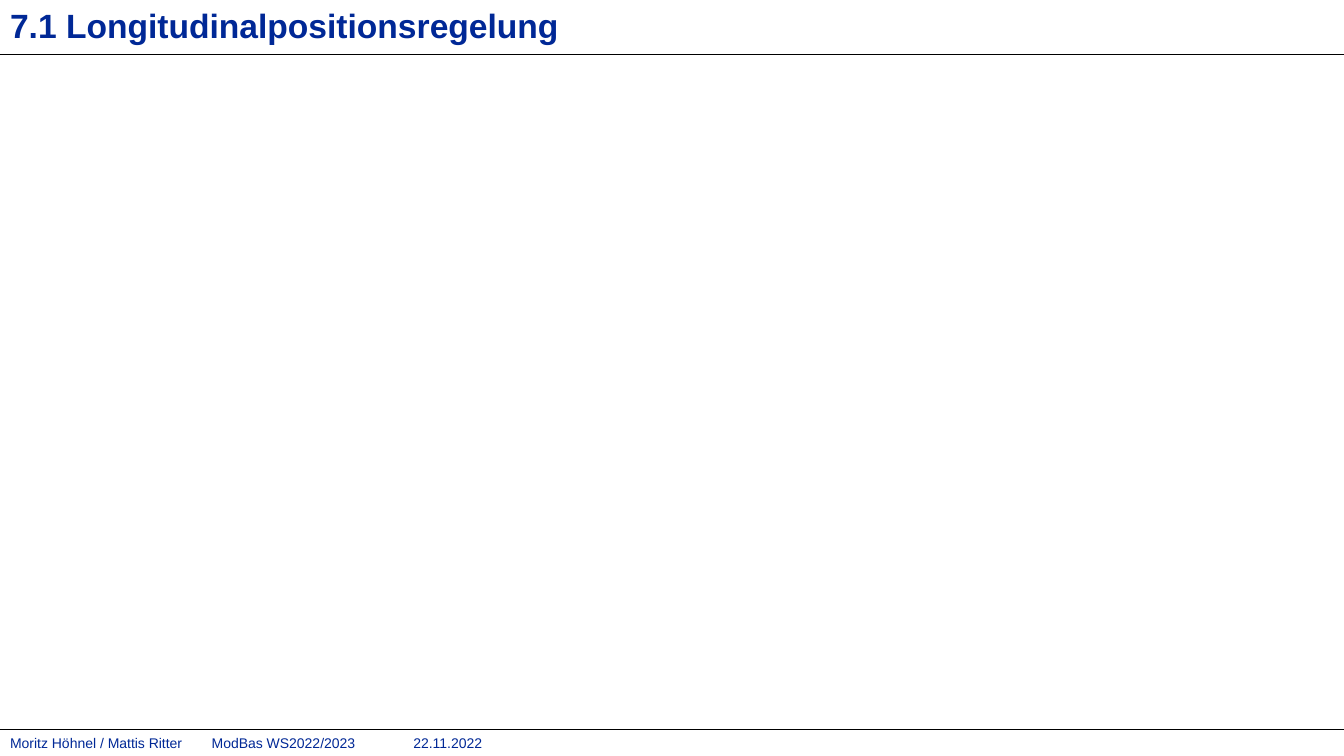
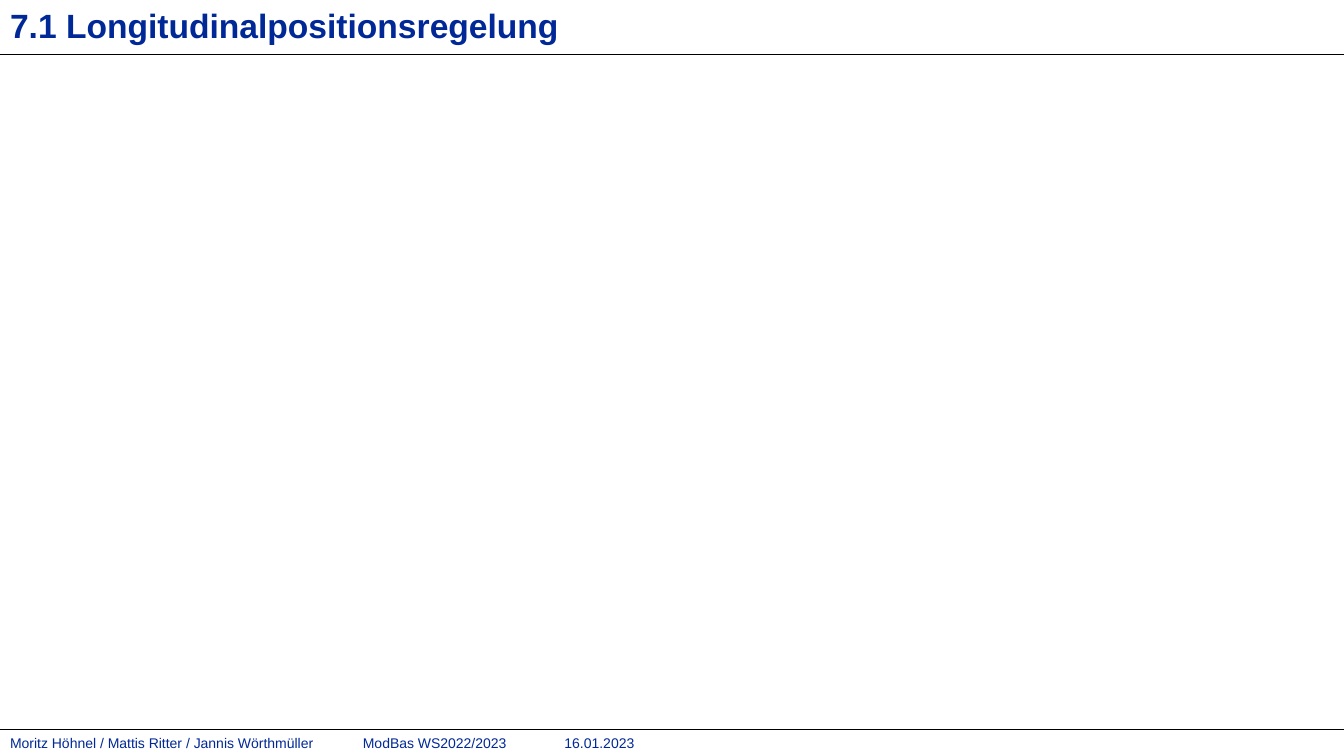
Before and after one commit to mattisritter/VerteilteSysteme, a slide deck: slide 15 of Modbas/Doku/ModBas.pptx (slide 11 before the commit). Drawn at 1344x756 pixels with LibreOffice and Linux fonts; fonts in the diff are those of the drawing; grey boxes stand for pictures; background and template pictures are left out. Boxes give left, top, right and bottom in pixels: in the first picture for what was removed or moved away, otherwise in the second. Text is boxed around its words. In the diff, an @@ line names an element or a change of style, - is before the commit and + after.

```diff
--- a/Modbas/Doku/ModBas.pptx
+++ b/Modbas/Doku/ModBas.pptx
@@ text at box(10, 738, 634, 748): text changed @@
-Moritz Höhnel / Mattis Ritter ModBas WS2022/2023 22.11.2022
+Moritz Höhnel / Mattis Ritter / Jannis Wörthmüller ModBas WS2022/2023 16.01.2023
```
Also in this commit, not shown: 14 other slides changed, 15 slides added, 2 slides removed.
